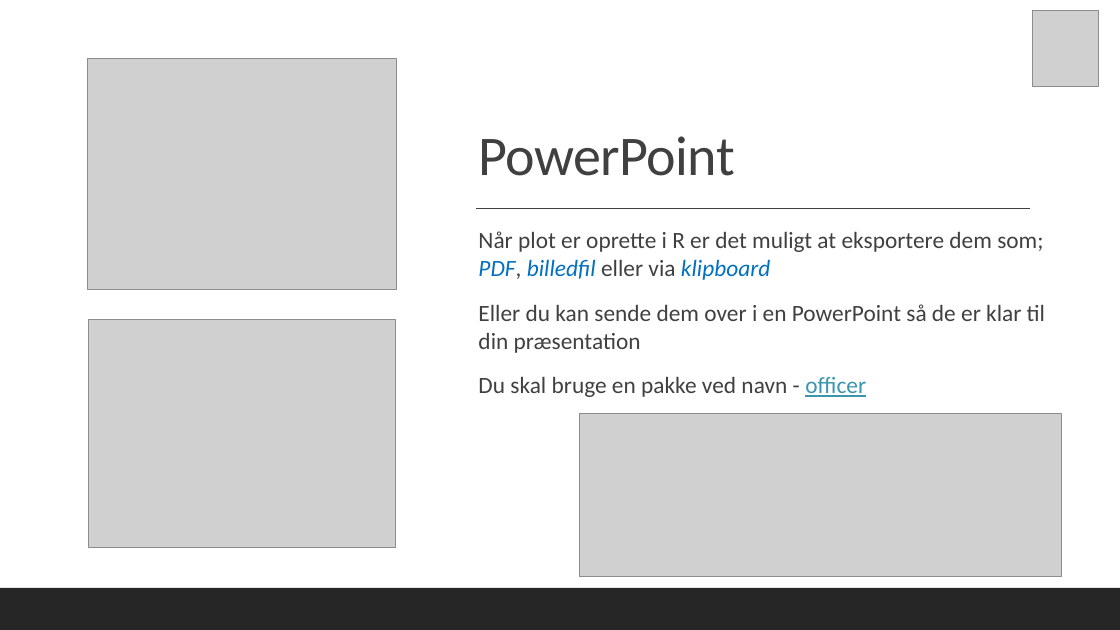
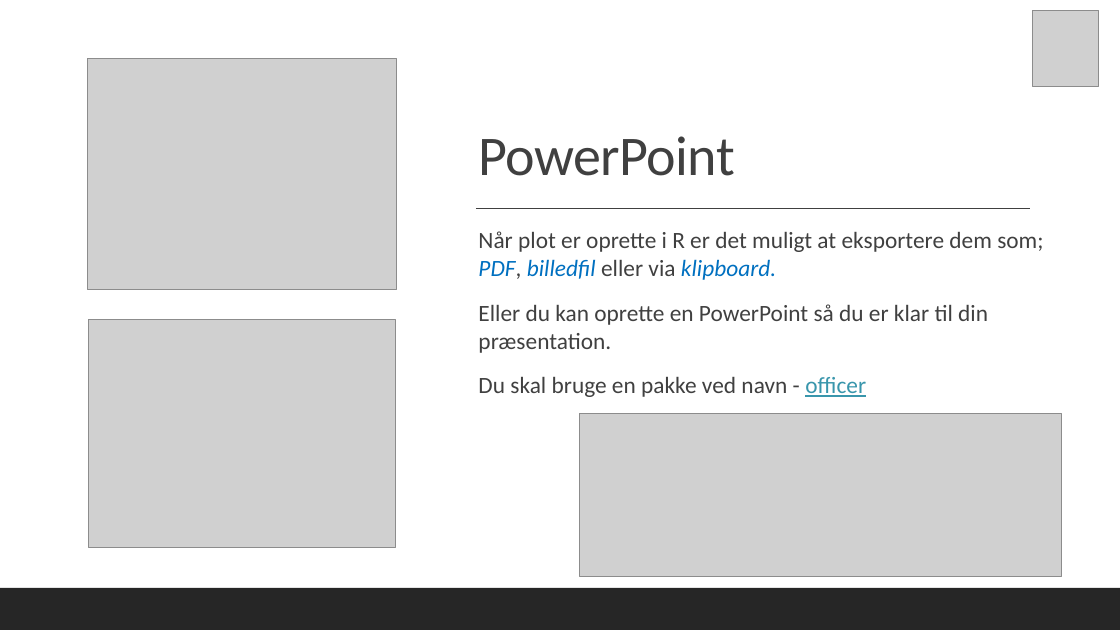
Before and after one commit to officegeek/idawebinar_2, a slide deck: slide 9 of webinar.pptx. Drawn at 1120x630 pixels with LibreOffice and Linux fonts; fonts in the diff are those of the drawing; grey boxes stand for pictures. Boxes give left, top, right and bottom in pixels: in the first picture for what was removed or moved away, otherwise in the second. Text is boxed around its words. In the diff, an @@ line names an element or a change of style, - is before the commit and + after.

```diff
--- a/webinar.pptx
+++ b/webinar.pptx
@@ text at (478, 231, 1043, 353): text changed @@
-  Når plot er oprette i R er det muligt at eksportere dem som; PDF, billedfil eller via klipboard
-  Eller du kan sende dem over i en PowerPoint så de er klar til din præsentation
+  Når plot er oprette i R er det muligt at eksportere dem som; PDF, billedfil eller via klipboard.
+  Eller du kan oprette en PowerPoint så du er klar til din præsentation.
```
Also in this commit, not shown: 5 other slides changed.
